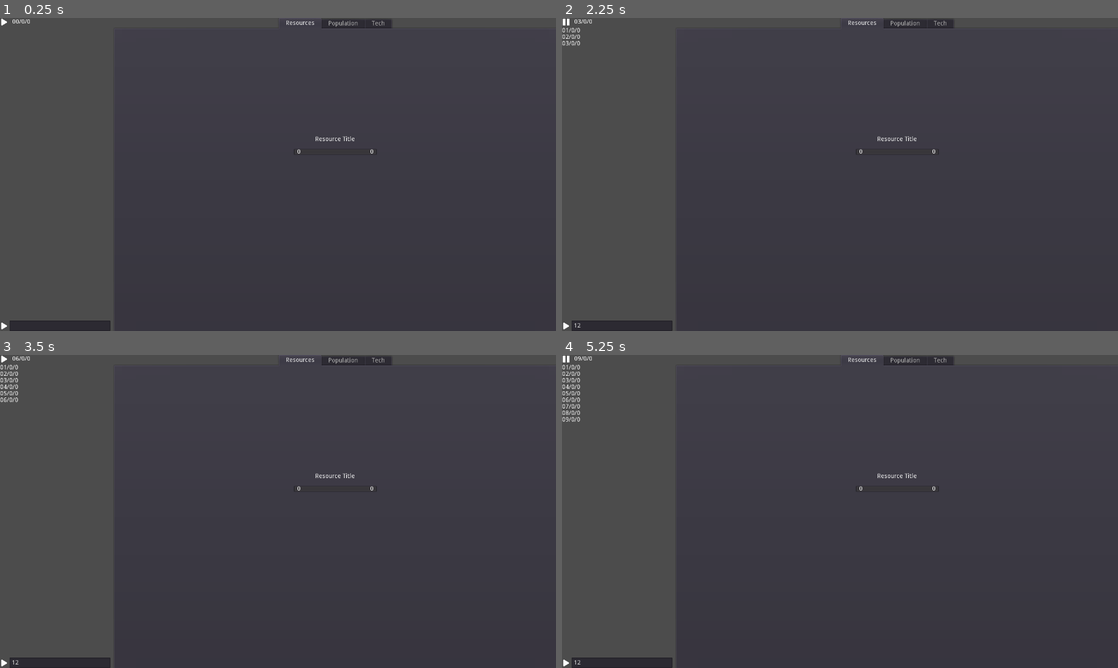
Above: before the commit, frames 1-4 (two rows, left to right).
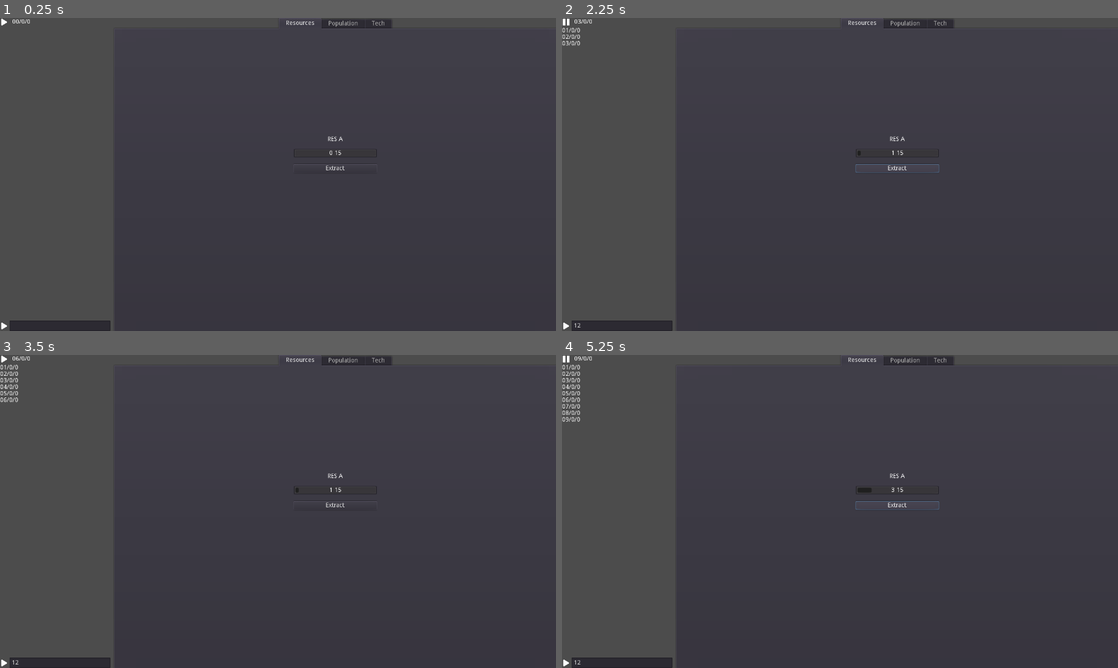
Above: after the commit, the same moments.

Repository: FRisney/incremental
Game: Godot game, scene res://main.tscn
Two runs of this game, one before a commit and one after it. Both use one fixed random seed, a clock stepped at 60 frames per second and the inputs below.
Inputs (mouse positions are in pixels of both pictures, inside the frame that each line leads up to):
- Up to frame 1 (0.25 s): no input
- Up to frame 2 (2.25 s): click (623, 324) at 0.52 s; type "12" at 0.6 s; click (567, 21) at 1.25 s; click (895, 168) at 2 s, where only the run after the commit has a clickable "Extract"
- Up to frame 3 (3.5 s): click (5, 358) at 2.75 s
- Up to frame 4 (5.25 s): click (895, 505) at 3.5 s, where only the run after the commit has a clickable "Extract"; click (567, 358) at 4.25 s; click (895, 505) at 5 s, where only the run after the commit has a clickable "Extract"

The runs differ from the first frame. In frame 1, 0.1% of the frame differs, in the area x 52-68%, y 37-49%; in frame 2, 0.2%; in frame 3, 0.1%; in frame 4, 0.2%, in the area x 52-68%, y 37-50%.
Error before the commit: Trying to assign value of type 'Nil' to a variable of type 'Dictionary'. (res://logic/card/resource_card.gd:17)

Commit message:
The game has the ability to save and load

Diff:
--- a/incremental/content/r_a.tres
+++ b/incremental/content/r_a.tres
@@ -1,28 +1,21 @@
-[gd_resource type="Resource" load_steps=5 format=2]
+[gd_resource type="Resource" load_steps=2 format=2]
 
-[ext_resource path="res://logic/building.gd" type="Script" id=1]
 [ext_resource path="res://logic/res_data.gd" type="Script" id=2]
-
-[sub_resource type="Resource" id=1]
-script = ExtResource( 1 )
-cost = "ceil((pow(x,2))/0.4)"
-production = "ceil((pow(x,2))/0.4)"
-storage = "0"
-builded = 3
-
-[sub_resource type="Resource" id=2]
-script = ExtResource( 1 )
-cost = "ceil((pow(x,2))/0.4)"
-production = "0"
-storage = "ceil((pow(x,2))/0.4)"
-builded = 2
 
 [resource]
 resource_name = "RES A"
 script = ExtResource( 2 )
-extractors = [ SubResource( 1 ) ]
-storages = [ SubResource( 2 ) ]
-type = null
-manual_extract = 0
+extractors = [ {
+"builded": 0,
+"cost": "ceil((pow(x,2))/0.4)",
+"production": "ceil((pow(x,2))/0.4)"
+} ]
+storages = [ {
+"builded": 0,
+"cost": "ceil((pow(x,2))/0.4)",
+"stores": "ceil((pow(x,2))/0.4)"
+} ]
+type = 0
+manual_extract = 1
 capacity = 15
 current = 0
--- a/incremental/logic/building.gd
+++ /dev/null
@@ -1,29 +0,0 @@
-extends Resource
-class_name BuildingData
-
-export var cost: String
-export var production: String
-export var storage: String
-export var builded: int
-
-onready var exp_cost: Expression = Expression.new()
-onready var exp_prod: Expression = Expression.new()
-onready var exp_stor: Expression = Expression.new()
-
-
-func _ready() -> void:
-	 exp_cost.parse(cost, ["x"])
-	 exp_prod.parse(production, ["x"])
-	 exp_stor.parse(storage, ["x"])
-
-
-# func get_cost() -> int:
-# 	 return 0
-
-
-# func get_production() -> int:
-# 	 return 0
-
-
-# func get_storage() -> int:
-# 	 return 0
--- a/incremental/logic/card/resource_card.gd
+++ b/incremental/logic/card/resource_card.gd
@@ -7,22 +7,22 @@
 onready var prog_bar: ProgressBar = get_node("Scroll/Stack/QC/ProgBar")
 
 var data:Dictionary = {
-	"capacity": 15,
+	"capacity": 0,
 	"current": 0,
 	"extractors_builded": { },
 	"storages_builded": { },
 }
 
 func _enter_tree() -> void:
-	data = Settings.call("get_persistent_data", res_type)
+	data = Settings.call("get_persistent_resource_data", res_type)
 
 func _ready() -> void:
 	# load_data()
 	Settings.call("enlist",self.get_path())
-	(get_node("Scroll/Stack/Title") as Label).text = data.get("resource_name")
-	lbl_capacity.text = "%s" % data.get("capacity")
-	prog_bar.max_value = data.get("capacity")
-
+	(get_node("Scroll/Stack/Title") as Label).text = data.get("name")
+	data.capacity = calc_capacity()
+	lbl_capacity.text = "%s" % data.capacity
+	prog_bar.max_value = data.capacity
 
 
 	if data.get("manual_extract") > 0:
@@ -78,3 +78,12 @@
 # 		# 	data.storages_builded.append(i)
 # 		data.storages_builded[i] = persistent_data.get("storages")[i].builded
 # 		i += 1
+
+func calc_capacity() -> int:
+	var cap:int = 0
+	for storage in data.storages:
+		var exp_cap = Expression.new()
+		exp_cap.parse(storage.stores, ["x"])
+		cap += exp_cap.execute([storage.builded])
+	cap = cap if cap > data.capacity else data.capacity
+	return cap
--- a/incremental/logic/card/resource_card.tscn
+++ b/incremental/logic/card/resource_card.tscn
@@ -45,11 +45,12 @@
 [node name="QC" type="MarginContainer" parent="Scroll/Stack"]
 margin_top = 29.0
 margin_right = 192.0
-margin_bottom = 43.0
+margin_bottom = 49.0
 
 [node name="ProgBar" type="ProgressBar" parent="Scroll/Stack/QC"]
 margin_right = 192.0
-margin_bottom = 14.0
+margin_bottom = 20.0
+rect_min_size = Vector2( 0, 20 )
 size_flags_vertical = 1
 value = 66.0
 percent_visible = false
@@ -59,24 +60,26 @@
 
 [node name="MC" type="MarginContainer" parent="Scroll/Stack/QC"]
 margin_right = 192.0
-margin_bottom = 14.0
+margin_bottom = 20.0
 custom_constants/margin_right = 8
 custom_constants/margin_left = 8
 
 [node name="Quantity" type="HBoxContainer" parent="Scroll/Stack/QC/MC"]
 margin_left = 8.0
 margin_right = 184.0
-margin_bottom = 14.0
+margin_bottom = 20.0
 hint_tooltip = "consumption:		1/tk"
 mouse_filter = 0
 size_flags_horizontal = 5
+alignment = 1
 __meta__ = {
 "_edit_use_anchors_": false
 }
 
 [node name="Current" type="Label" parent="Scroll/Stack/QC/MC/Quantity"]
-margin_right = 8.0
-margin_bottom = 14.0
+margin_left = 78.0
+margin_right = 86.0
+margin_bottom = 20.0
 size_flags_vertical = 1
 text = "0"
 align = 1
@@ -86,17 +89,18 @@
 }
 
 [node name="HSplit" type="HSplitContainer" parent="Scroll/Stack/QC/MC/Quantity"]
+visible = false
 margin_left = 12.0
 margin_right = 164.0
-margin_bottom = 14.0
+margin_bottom = 20.0
 size_flags_horizontal = 3
 split_offset = 1
 dragger_visibility = 1
 
 [node name="Capacity" type="Label" parent="Scroll/Stack/QC/MC/Quantity"]
-margin_left = 168.0
-margin_right = 176.0
-margin_bottom = 14.0
+margin_left = 90.0
+margin_right = 98.0
+margin_bottom = 20.0
 size_flags_vertical = 1
 text = "0"
 align = 1
@@ -106,9 +110,9 @@
 }
 
 [node name="Extractors" type="VBoxContainer" parent="Scroll/Stack"]
-margin_top = 58.0
+margin_top = 64.0
 margin_right = 192.0
-margin_bottom = 58.0
+margin_bottom = 64.0
 mouse_filter = 2
 size_flags_horizontal = 3
 custom_constants/separation = 15
@@ -117,9 +121,9 @@
 }
 
 [node name="Storages" type="VBoxContainer" parent="Scroll/Stack"]
-margin_top = 73.0
+margin_top = 79.0
 margin_right = 192.0
-margin_bottom = 73.0
+margin_bottom = 79.0
 mouse_filter = 2
 size_flags_horizontal = 3
 custom_constants/separation = 15
--- a/incremental/logic/res_data.gd
+++ b/incremental/logic/res_data.gd
@@ -1,8 +1,16 @@
 extends Resource
 class_name ResData
 
-export(Array, Resource) var extractors
-export(Array, Resource) var storages
+export(Array, Dictionary) var extractors # {
+	# 	builded: int
+	# 	cost: string - math expr
+	# 	production: string - math expr
+	# }
+export(Array, Dictionary) var storages # {
+	# 	builded: int
+	# 	cost: string - math expr
+	# 	stores: string - math expr
+	# }
 export(Settings.ResTypes) var type
 export var manual_extract:int = 0
 export var capacity:int = 15
--- a/incremental/main.tscn
+++ b/incremental/main.tscn
@@ -9,7 +9,6 @@
 [ext_resource path="res://logic/tech_tree/tech_tree.tscn" type="PackedScene" id=9]
 [ext_resource path="res://logic/tech_tree/tech_cam.gd" type="Script" id=10]
 [ext_resource path="res://logic/tech_tree/tech_panel.gd" type="Script" id=11]
-
 
 [sub_resource type="StyleBoxEmpty" id=1]
 
@@ -145,9 +144,9 @@
 margin_bottom = -4.0
 
 [node name="Grid2" type="GridContainer" parent="Main/Resources"]
-margin_left = 516.0
+margin_left = 639.0
 margin_top = 388.0
-margin_right = 1004.0
+margin_right = 881.0
 margin_bottom = 655.0
 grow_horizontal = 2
 grow_vertical = 2
--- a/incremental/managers/settings.gd
+++ b/incremental/managers/settings.gd
@@ -7,18 +7,58 @@
 var res_refs: PoolStringArray
 var save: int = 1
 
+var data_buffer: Dictionary = {
+	"unlocked_techs": [
+		1,2,3,4,5,6,7,8,9,10,12
+	]
+}
 
 func enlist(path:NodePath):
 	res_refs.append(path)
 	print(path)
 
 
-func get_persistent_data(res_type:int) -> Dictionary:
+func set_persistent_data() -> void:
+	var save_path:String = "user://save-%s.save" % Settings.save
+	var file: File = File.new()
+	# var dict: Dictionary = {}
+	if !file.file_exists(save_path):
+		var dir: Directory = Directory.new()
+		dir.open("res://content")
+		dir.list_dir_begin(true,true)
+		var file_name = dir.get_next()
+		print("Before read contents")
+		while file_name != "":
+			file.open("res://content/"+file_name,File.READ)
+			var res: Resource = load(file.get_path())
+			var res_name:String = file_name.get_basename()
+			data_buffer[res_name] = {}
+			data_buffer[res_name].current = res.get("current")
+			data_buffer[res_name].capacity = res.get("capacity")
+			data_buffer[res_name].extractors = res.get("extractors")
+			data_buffer[res_name].storages = res.get("storages")
+			data_buffer[res_name].manual_extract = res.get("manual_extract")
+			data_buffer[res_name].type = res.get("type")
+			data_buffer[res_name].name = res.get("resource_name")
+			file_name = dir.get_next()
+		dir.list_dir_end()
+	file.open(save_path,File.WRITE)
+	file.store_string(to_json(data_buffer))
+	file.close()
+
+
+func get_persistent_resource_data(res_type:int=-1) -> Dictionary:
 	var path:String = ""
+	path = ("user://save-%s.save" % Settings.save)
+	var file: File = File.new()
+	if !file.file_exists(path):
+		set_persistent_data()
+
+	file.open(path,File.READ)
+	var dict:Dictionary = parse_json(file.get_as_text())
+
 	match (res_type):
-		Settings.ResTypes.RES_A:
-			path = "res_a"
-	path = ("user://%s/%s.sav" % [ Settings.save, path ])
-	var file: File = File.new()
-	file.open(path,File.READ)
-	return parse_json(file.get_as_text())
+		ResTypes.RES_A:
+			return dict["r_a"]
+		_:
+			return dict
--- a/incremental/project.godot
+++ b/incremental/project.godot
@@ -10,17 +10,11 @@
 
 _global_script_classes=[ {
 "base": "Resource",
-"class": "BuildingData",
-"language": "GDScript",
-"path": "res://logic/building.gd"
-}, {
-"base": "Resource",
 "class": "ResData",
 "language": "GDScript",
 "path": "res://logic/res_data.gd"
 } ]
 _global_script_class_icons={
-"BuildingData": "",
 "ResData": ""
 }
 
Not shown: 1 places in incremental/main.tscn that only renumber resources
